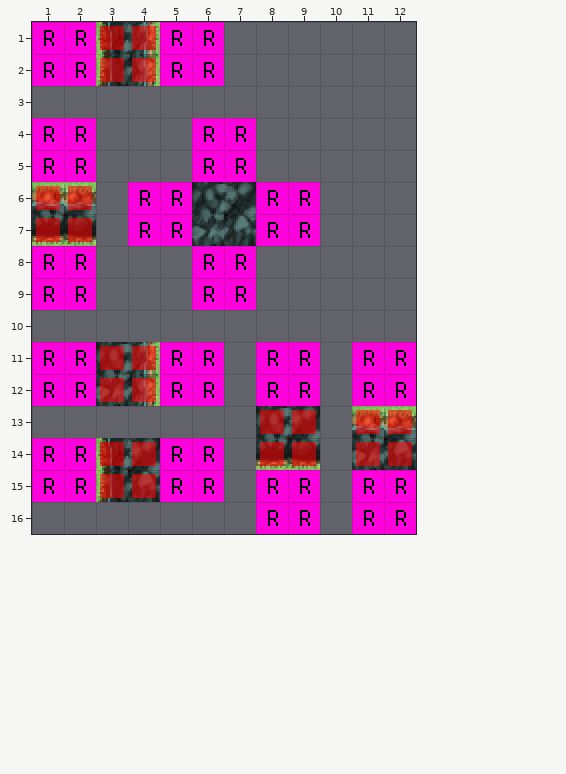
Two versions of a level (Tiled map, resources/maps/rules_cave/rule_07a.tmx). The first picture shows the starting point.
Cells are 16x16 px. Shown: x 1..12, y 1..16.
After:
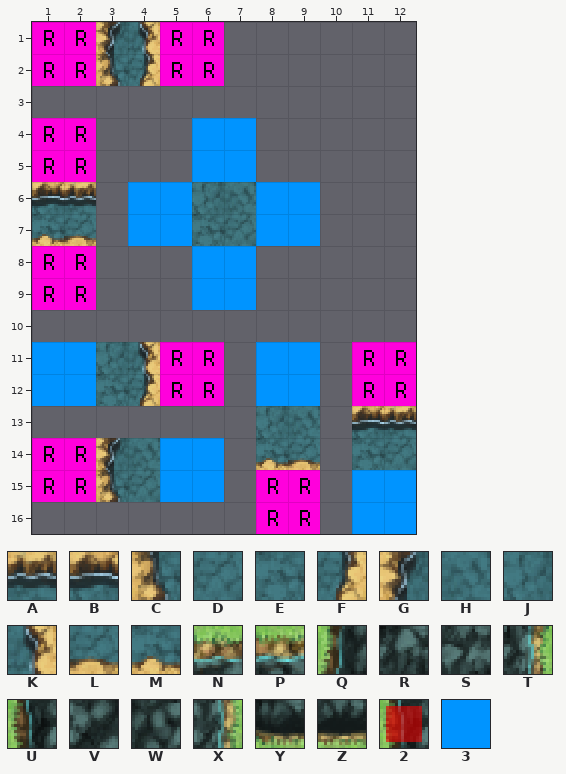
Key: from "dungeon_a1": A 449, B 450, C 480, D 481, E 482, F 483, G 512, H 513, J 514, K 515, L 545, M 546; from "outside_a1": N 65, P 66, Q 96, R 97, S 98, T 99, U 128, V 129, W 130, X 131, Y 161, Z 162; from "rules_ersin_forest": 2 10, 3 32.
_ is an empty cell.
Tiles of an added or newly shown layer are drawn over the layers below it.
See-through tiles are keyed as they look on the map.
Log entry: voortzet rules voor dungeon.
Diff:
{"where": "layer \"input_set\" (now shown)"}
{"y":4,"x":6,"old":"__","new":"33"}
{"y":5,"x":6,"old":"__","new":"33"}
{"y":6,"x":4,"old":"__","new":"33"}
{"y":6,"x":8,"old":"__","new":"33"}
{"y":7,"x":4,"old":"__","new":"33"}
{"y":7,"x":8,"old":"__","new":"33"}
{"y":8,"x":6,"old":"__","new":"33"}
{"y":9,"x":6,"old":"__","new":"33"}
{"y":11,"x":1,"old":"__","new":"33"}
{"y":11,"x":8,"old":"__","new":"33"}
{"y":12,"x":1,"old":"__","new":"33"}
{"y":12,"x":8,"old":"__","new":"33"}
{"y":14,"x":5,"old":"__","new":"33"}
{"y":15,"x":5,"old":"__","new":"33"}
{"y":15,"x":11,"old":"__","new":"33"}
{"y":16,"x":11,"old":"__","new":"33"}
{"where": "layer \"output_under1 ground\""}
{"y":1,"x":3,"old":"UX","new":"GK"}
{"y":2,"x":3,"old":"QT","new":"CF"}
{"y":6,"x":1,"old":"PN","new":"BA"}
{"y":6,"x":6,"old":"WV","new":"JH"}
{"y":7,"x":1,"old":"ZY","new":"ML"}
{"y":7,"x":6,"old":"SR","new":"ED"}
{"y":11,"x":3,"old":"WX","new":"JK"}
{"y":12,"x":3,"old":"ST","new":"EF"}
{"y":13,"x":8,"old":"WV","new":"JH"}
{"y":13,"x":11,"old":"PN","new":"BA"}
{"y":14,"x":3,"old":"UV","new":"GH"}
{"y":14,"x":8,"old":"ZY","new":"ML"}
{"y":14,"x":11,"old":"SR","new":"ED"}
{"y":15,"x":3,"old":"QR","new":"CD"}
{"where": "layer \"output_temp_blocker\" (now hidden)"}
{"y":1,"x":3,"old":"22","new":"__"}
{"y":2,"x":3,"old":"22","new":"__"}
{"y":6,"x":1,"old":"22","new":"__"}
{"y":7,"x":1,"old":"22","new":"__"}
{"y":11,"x":3,"old":"22","new":"__"}
{"y":12,"x":3,"old":"22","new":"__"}
{"y":13,"x":8,"old":"22","new":"__"}
{"y":13,"x":11,"old":"22","new":"__"}
{"y":14,"x":3,"old":"22","new":"__"}
{"y":14,"x":8,"old":"22","new":"__"}
{"y":14,"x":11,"old":"22","new":"__"}
{"y":15,"x":3,"old":"22","new":"__"}
{"label":"changed","picture_box":[96,22,160,86]}
{"label":"changed","picture_box":[128,118,320,310]}
{"label":"changed","picture_box":[32,182,96,246]}
{"label":"changed","picture_box":[32,342,160,406]}
{"label":"changed","picture_box":[256,342,320,470]}
{"label":"changed","picture_box":[352,406,416,534]}
{"label":"changed","picture_box":[96,438,224,502]}
